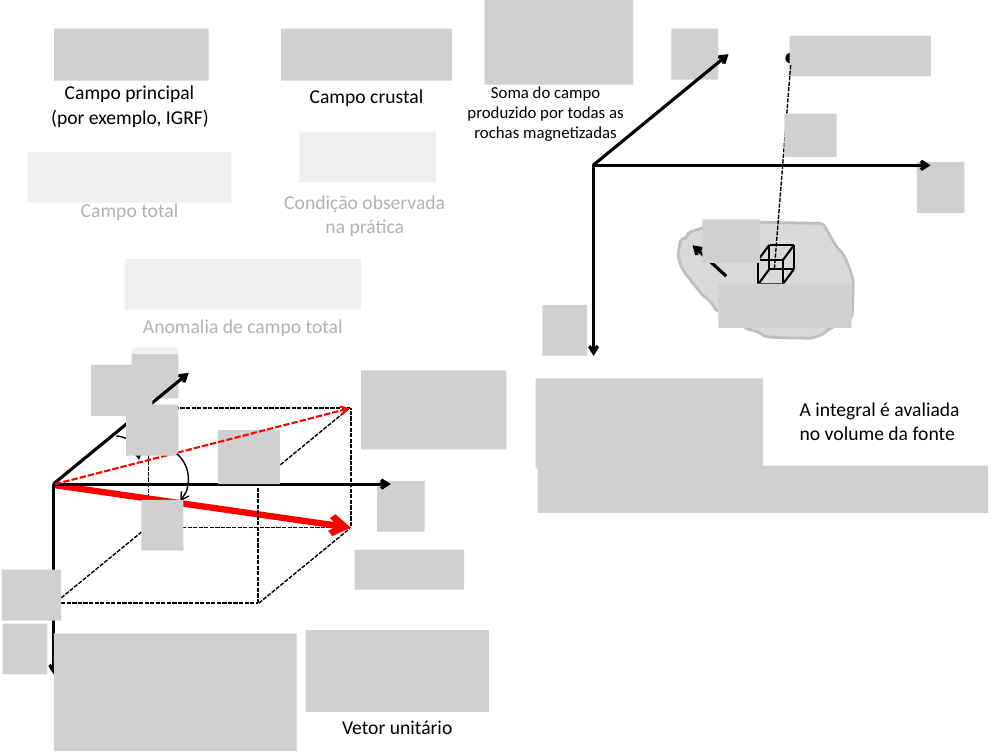
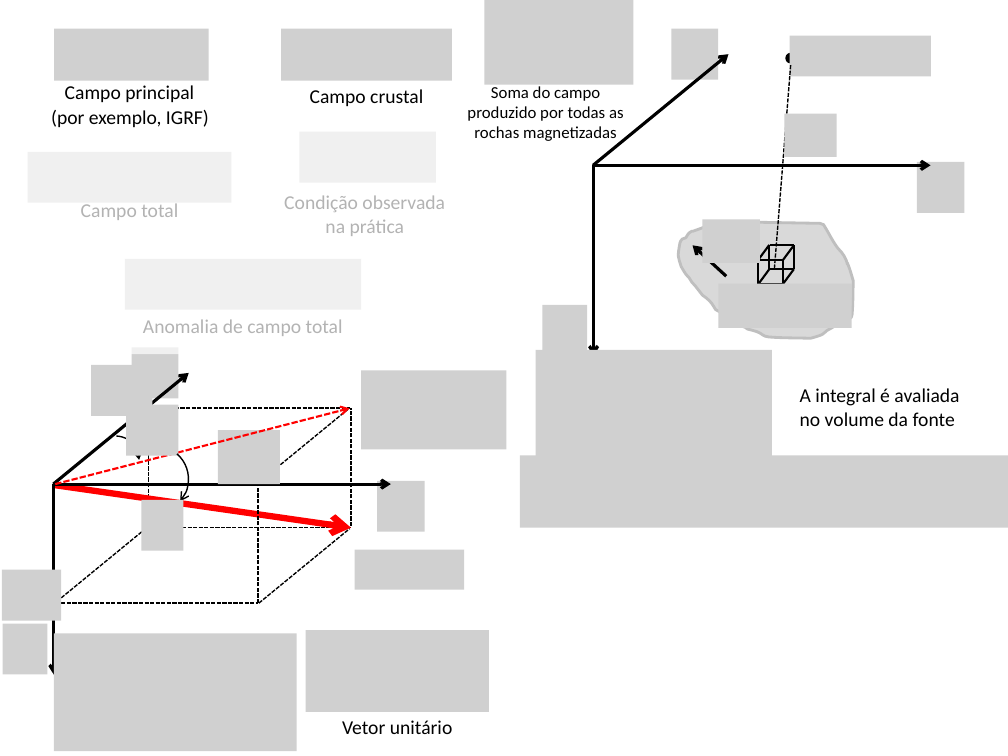
Before and after one commit to pinga-lab/CE-VII-SimBGf-2016, a slide deck: slide 12 of slides/4b_anomalia_campo_total.pptx. Drawn at 1008x756 pixels with LibreOffice and Linux fonts; fonts in the diff are those of the drawing; grey boxes stand for pictures. Boxes give left, top, right and bottom in pixels: in the first picture for what was removed or moved away, otherwise in the second. Text is boxed around its words. In the diff, an @@ line names an element or a change of style, - is before the commit and + after.

```diff
--- a/slides/4b_anomalia_campo_total.pptx
+++ b/slides/4b_anomalia_campo_total.pptx
@@ picture resized from (x1=535, y1=378, x2=763, y2=469) to (x1=535, y1=350, x2=771, y2=463) @@
@@ text "A integral é avaliada no ..." moved from (x1=800, y1=402, x2=959, y2=440) to (x1=800, y1=388, x2=959, y2=426) @@
@@ picture resized from (x1=537, y1=466, x2=988, y2=513) to (x1=520, y1=456, x2=1008, y2=528) @@
```
Also in this commit, not shown: 3 other slides changed, 3 slides added, 5 other files.
